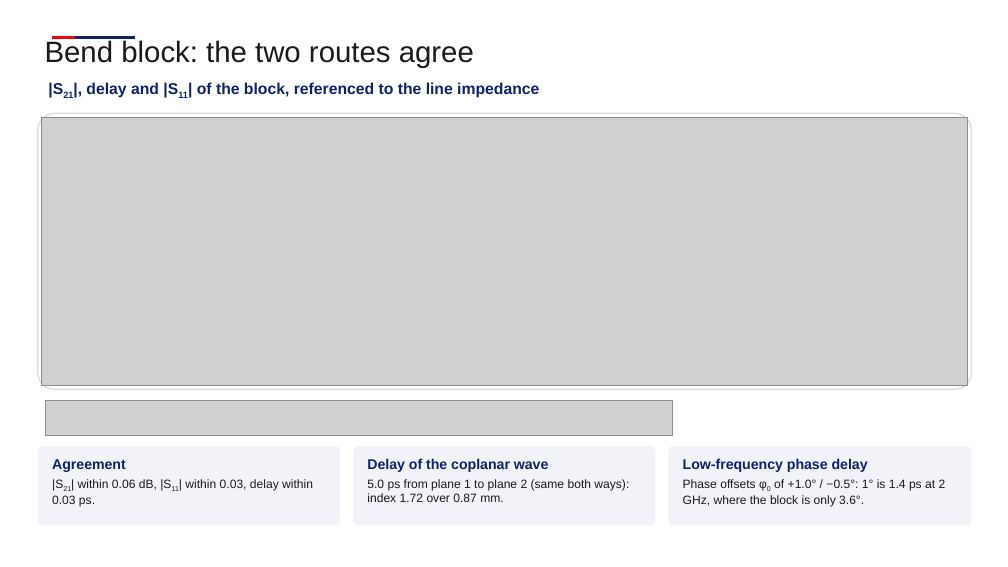
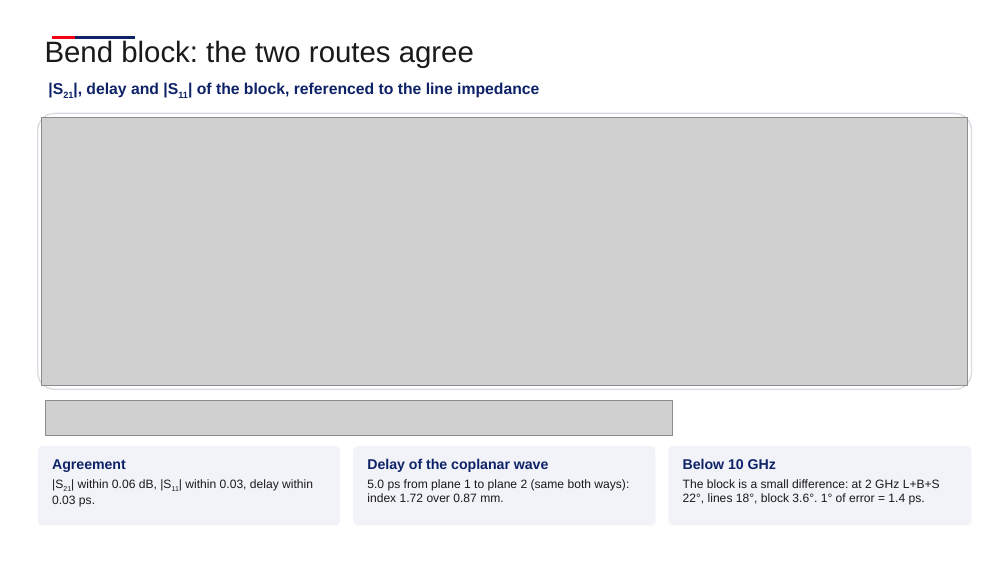
Before and after one commit to andreimuresian/claude, a slide deck: slide 8 of docs/cst/Equalization/Equalisation.pptx. Drawn at 1008x567 pixels with LibreOffice and Linux fonts; fonts in the diff are those of the drawing; grey boxes stand for pictures; background and template pictures are left out. Boxes give left, top, right and bottom in pixels: in the first picture for what was removed or moved away, otherwise in the second. Text is boxed around its words. In the diff, an @@ line names an element or a change of style, - is before the commit and + after.

```diff
--- a/docs/cst/Equalization/Equalisation.pptx
+++ b/docs/cst/Equalization/Equalisation.pptx
@@ text at <box>683,458,940,505</box>: text changed @@
-Low-frequency phase delay
-Phase offsets φ0 of +1.0° / −0.5°: 1° is 1.4 ps at 2 GHz, where the block is only 3.6°.
+Below 10 GHz
+The block is a small difference: at 2 GHz L+B+S 22°, lines 18°, block 3.6°. 1° of error = 1.4 ps.
```
Also in this commit, not shown: 2 other slides changed, 4 other files.
